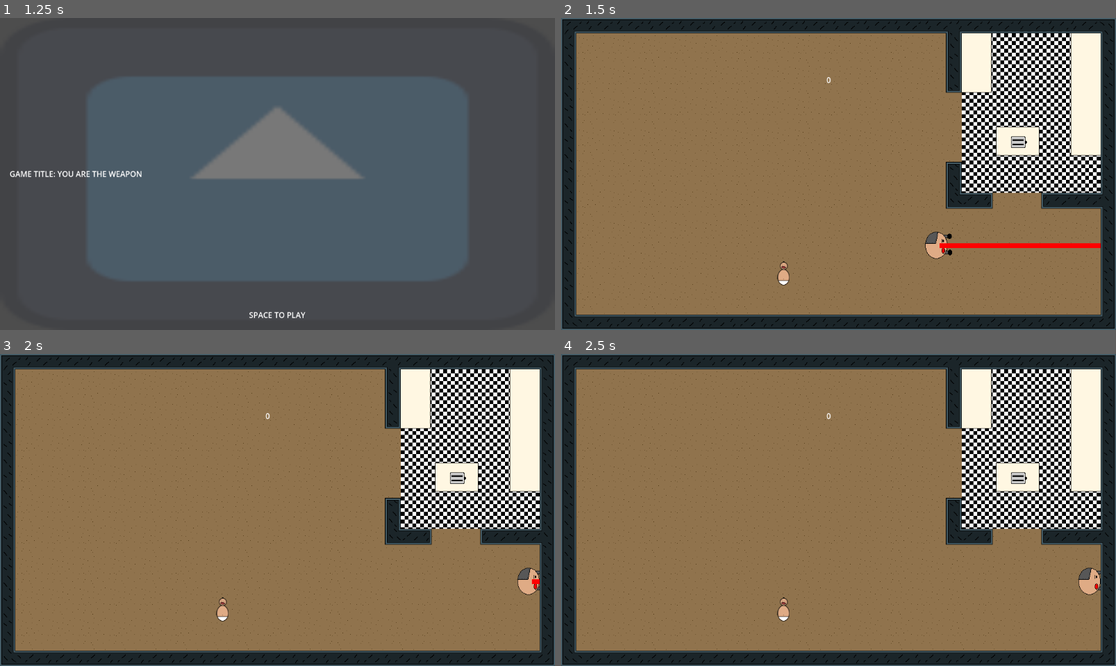
Above: before the commit, frames 1-4 (two rows, left to right).
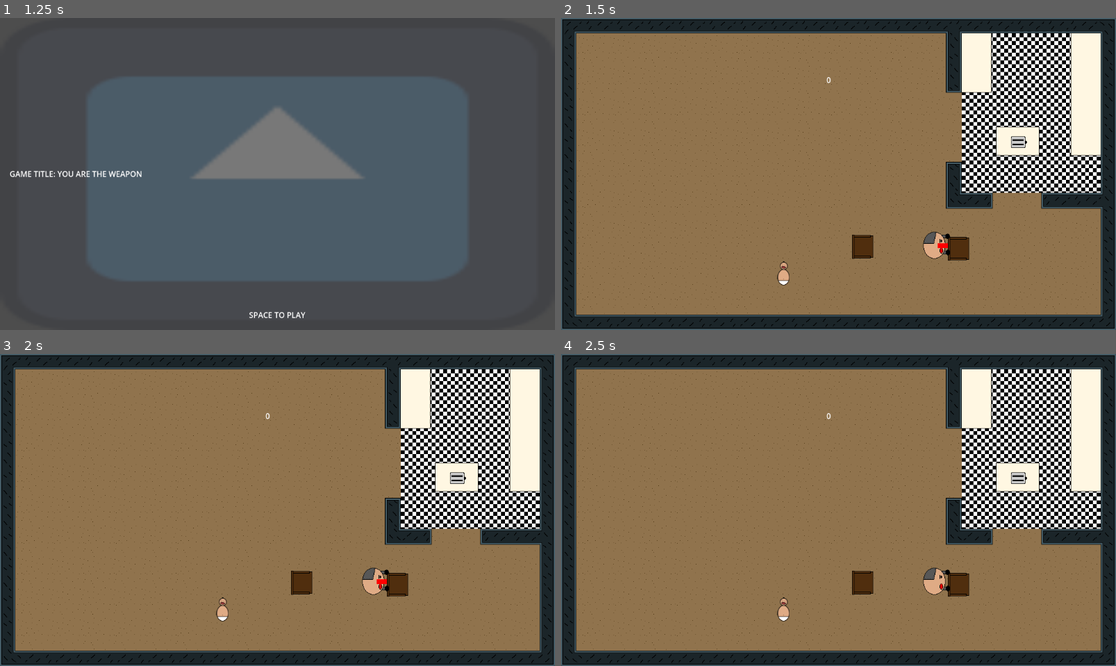
Above: after the commit, the same moments.

Repository: discoaaron/gamejam
Game: Godot game, scene res://scenes/menu/menu.tscn
Same seed, same stepped clock (60 frames per second), same inputs: the game is played once before the commit and once after it. The engine's default icon, where the game draws it, is replaced by a stand-in: a white triangle on a blue panel in a dark square.
Inputs:
- Up to frame 1 (1.25 s): tap Enter at 0.5 s; tap A (a) at 0.6 s; tap D (d) at 0.8 s
- Up to frame 2 (1.5 s): tap Space (space) at 1.25 s; tap D (d) at 1.35 s
- Up to frame 3 (2 s): tap E (e) at 1.55 s
- Up to frame 4 (2.5 s): tap E (e) at 2.1 s; tap S (s) at 2.3 s

Frame 1 is identical in both runs. In frame 2, 1.1% of the frame differs, in the area x 52-98%, y 68-78%; in frame 3, 1.2%; in frame 4, 1.2%.

Commit message:
testing chair interactions...not finished yet

Diff:
--- a/game/Main.tscn
+++ b/game/Main.tscn
@@ -12,6 +12,7 @@
 [ext_resource type="PackedScene" uid="uid://xcfmc4nra18" path="res://scenes/all_kitchen/k_bflush.tscn" id="8_dkbco"]
 [ext_resource type="PackedScene" uid="uid://bk1ine5xwxmip" path="res://scenes/all_kitchen/k_bflushend.tscn" id="9_8tx62"]
 [ext_resource type="PackedScene" uid="uid://bs7lus22j3wpu" path="res://scenes/risk_objects/toaster.tscn" id="12_arlyk"]
+[ext_resource type="PackedScene" uid="uid://conjny7l1pn1y" path="res://scenes/all_furniture/chair.tscn" id="13_jkp1c"]
 
 [node name="Main" type="Node2D"]
 script = ExtResource("1_m74ch")
@@ -182,3 +183,9 @@
 [node name="Toaster" parent="RiskItems" instance=ExtResource("12_arlyk")]
 position = Vector2(948, 256)
 rotation = 1.5708
+
+[node name="Chair" parent="." instance=ExtResource("13_jkp1c")]
+position = Vector2(626, 475)
+
+[node name="Chair2" parent="." instance=ExtResource("13_jkp1c")]
+position = Vector2(825, 479)
--- a/game/autoloaders/globals.gd
+++ b/game/autoloaders/globals.gd
@@ -1,3 +1,6 @@
 extends Node
 
 var action_ready: bool = false
+var chair_ready: bool = false
+var in_the_chair: bool = false
+var target_chair: StaticBody2D = null
--- a/game/autoloaders/signal_manager.gd
+++ b/game/autoloaders/signal_manager.gd
@@ -5,3 +5,6 @@
 
 signal baby_lasered
 signal baby_saved
+
+signal chair_enter
+signal chair_exit
--- /dev/null
+++ b/game/scenes/all_furniture/chair.gd
@@ -0,0 +1,24 @@
+extends StaticBody2D
+
+
+# Called when the node enters the scene tree for the first time.
+func _ready() -> void:
+	pass # Replace with function body.
+
+
+# Called every frame. 'delta' is the elapsed time since the previous frame.
+func _process(delta: float) -> void:
+	pass
+
+
+
+func _on_chair_area_entered(area: Area2D) -> void:
+	SignalManager.chair_enter.emit(area)
+	Globals.chair_ready = true
+	Globals.target_chair = self
+	print("I am chair", Globals.target_chair)
+
+func _on_chair_area_exited(area: Area2D) -> void:
+	SignalManager.chair_exit.emit(area)
+	Globals.chair_ready = false
+	Globals.target_chair = null
--- /dev/null
+++ b/game/scenes/all_furniture/chair.tscn
@@ -0,0 +1,27 @@
+[gd_scene load_steps=5 format=3 uid="uid://conjny7l1pn1y"]
+
+[ext_resource type="Script" path="res://scenes/all_furniture/chair.gd" id="1_avkcr"]
+[ext_resource type="Texture2D" uid="uid://dso36fyc6mu3t" path="res://art/Chair.png" id="1_cocpp"]
+
+[sub_resource type="RectangleShape2D" id="RectangleShape2D_j5vlu"]
+size = Vector2(44, 48)
+
+[sub_resource type="CircleShape2D" id="CircleShape2D_smv6a"]
+radius = 39.0512
+
+[node name="Chair" type="StaticBody2D"]
+script = ExtResource("1_avkcr")
+
+[node name="Sprite2D" type="Sprite2D" parent="."]
+texture = ExtResource("1_cocpp")
+
+[node name="CollisionShape2D" type="CollisionShape2D" parent="."]
+shape = SubResource("RectangleShape2D_j5vlu")
+
+[node name="Chair_area" type="Area2D" parent="."]
+
+[node name="CollisionShape2D" type="CollisionShape2D" parent="Chair_area"]
+shape = SubResource("CircleShape2D_smv6a")
+
+[connection signal="area_entered" from="Chair_area" to="." method="_on_chair_area_entered"]
+[connection signal="area_exited" from="Chair_area" to="." method="_on_chair_area_exited"]
--- /dev/null
+++ b/game/scenes/all_furniture/table.tscn
@@ -0,0 +1,14 @@
+[gd_scene load_steps=3 format=3 uid="uid://xgaahnhjccj"]
+
+[ext_resource type="Texture2D" uid="uid://c6llv1v0s1rrs" path="res://art/Table.png" id="1_x7fcv"]
+
+[sub_resource type="RectangleShape2D" id="RectangleShape2D_vgfo0"]
+size = Vector2(100, 148)
+
+[node name="Table" type="StaticBody2D"]
+
+[node name="Sprite2D" type="Sprite2D" parent="."]
+texture = ExtResource("1_x7fcv")
+
+[node name="CollisionShape2D" type="CollisionShape2D" parent="."]
+shape = SubResource("RectangleShape2D_vgfo0")
--- a/game/scenes/dad/dad.gd
+++ b/game/scenes/dad/dad.gd
@@ -27,6 +27,8 @@
 	add_child(laser_instance)
 	SignalManager.baby_enter.connect(on_baby_area2d)
 	SignalManager.baby_exit.connect(on_baby_exit)
+	SignalManager.chair_enter.connect(on_chair_enter_area)
+	SignalManager.chair_exit.connect(on_chair_exit_area)
 
 # Called every frame. 'delta' is the elapsed time since the previous frame.
 func _process(delta: float) -> void:
@@ -36,6 +38,9 @@
 		if Globals.action_ready:
 			SignalManager.baby_saved.emit()
 			print("you win!!")
+		elif Globals.chair_ready:
+			print("in the chair")
+			sit_in_chair(Globals.target_chair)
 		else:
 			print("not quite!")
 	if Input.is_action_just_pressed(dash):
@@ -103,3 +108,21 @@
 
 func _on_step_timer_timeout() -> void:
 	step_audio = false
+
+
+func sit_in_chair(chair: StaticBody2D) -> void:
+	chair.set_deferred("disabled", true)
+	velocity = Vector2.ZERO
+	set_deferred("disabled", true)
+	position = Globals.target_chair.global_position
+	print("Dad is now sitting in chair at:", position)
+
+
+func on_chair_enter_area(area: Area2D) -> void:
+	if not dashing:
+		print("works", area.name)
+	if dashing:
+		print("ya messed up the chair")
+
+func on_chair_exit_area(area: Area2D) -> void:
+	print("exit", area.name)
--- a/game/scenes/dad/dad.tscn
+++ b/game/scenes/dad/dad.tscn
@@ -5,14 +5,15 @@
 [ext_resource type="AudioStream" uid="uid://bpjqiqcveuvfo" path="res://sound/406747__kretopi__steponwood-013.wav" id="3_71toy"]
 [ext_resource type="AudioStream" uid="uid://b8y0jbbvqsite" path="res://sound/742832__sadiquecat__woosh-metal-tea-strainer-1.wav" id="4_6w2tv"]
 
-[sub_resource type="CapsuleShape2D" id="CapsuleShape2D_tbahi"]
-radius = 2.3
-height = 5.6
+[sub_resource type="CircleShape2D" id="CircleShape2D_bw4p8"]
+radius = 2.80178
 
 [sub_resource type="CapsuleShape2D" id="CapsuleShape2D_qqgts"]
+radius = 14.0
 height = 62.0
 
 [node name="Dad" type="CharacterBody2D"]
+z_index = 2
 script = ExtResource("1_6knfq")
 
 [node name="Sprite2D" type="Sprite2D" parent="."]
@@ -21,12 +22,12 @@
 [node name="Body_Collision" type="CollisionShape2D" parent="."]
 position = Vector2(-7, -1)
 scale = Vector2(10, 10)
-shape = SubResource("CapsuleShape2D_tbahi")
+shape = SubResource("CircleShape2D_bw4p8")
 
 [node name="Hands_Collision" type="Area2D" parent="."]
 
 [node name="CollisionShape2D" type="CollisionShape2D" parent="Hands_Collision"]
-position = Vector2(27, -1)
+position = Vector2(23, 0)
 shape = SubResource("CapsuleShape2D_qqgts")
 
 [node name="Timer" type="Timer" parent="."]
Not shown: 1 places in game/Main.tscn that only renumber resources
